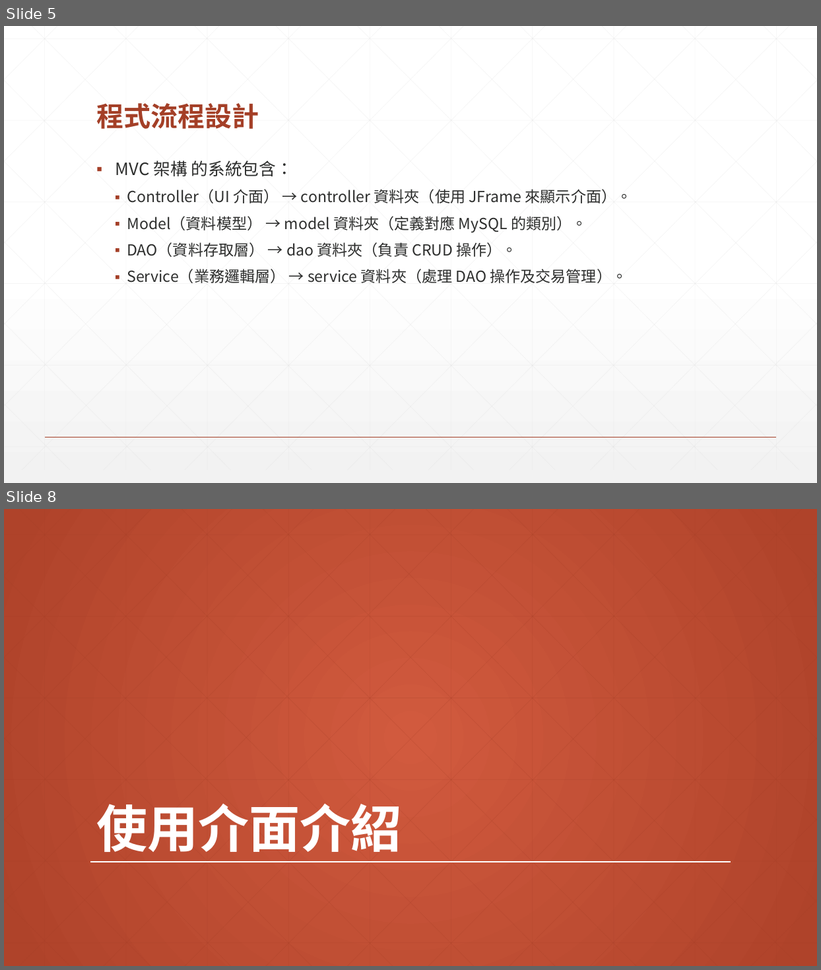
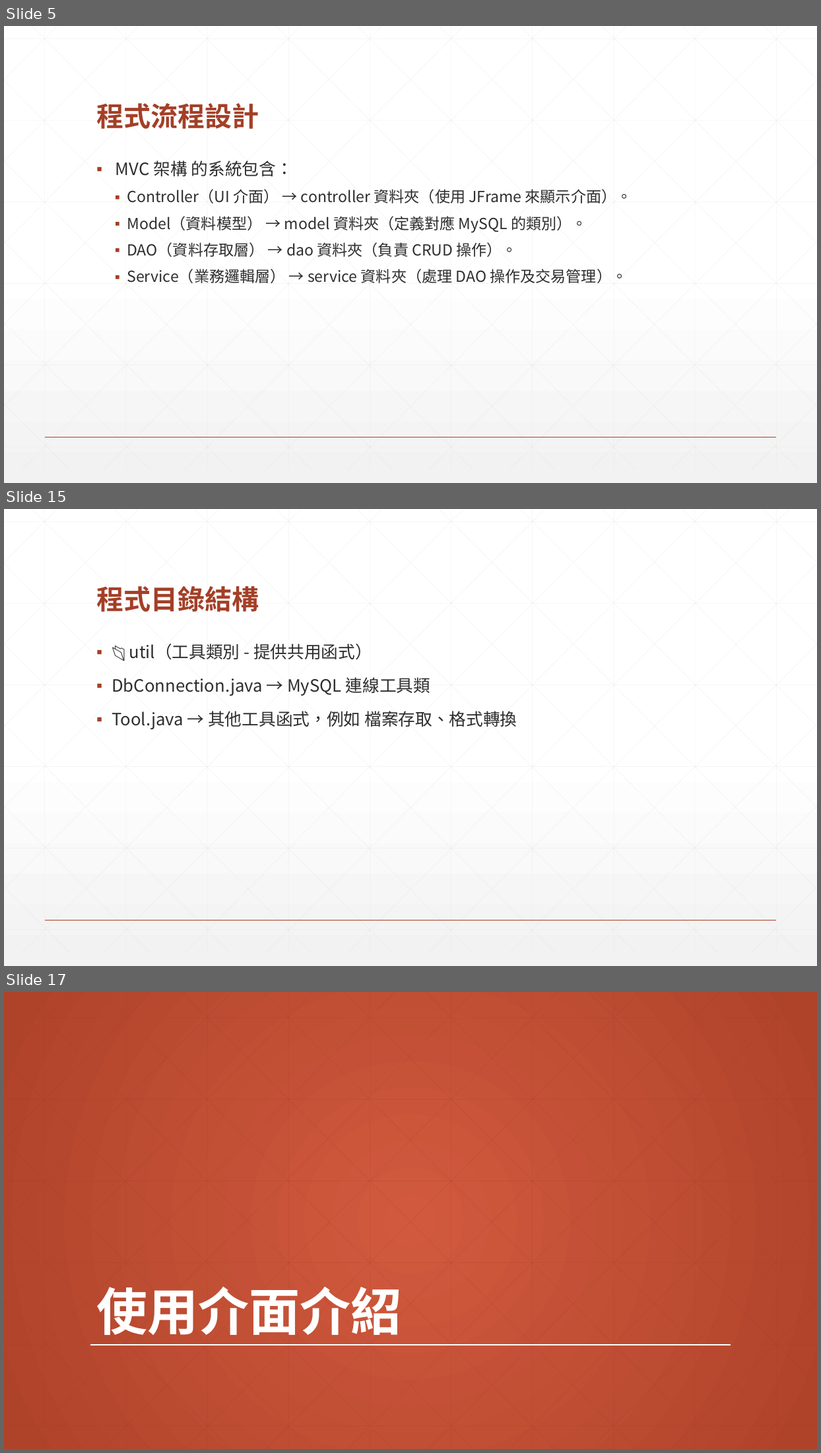
Before and after one commit to guyverfax/SportProject, a slide deck: 作業5-體育用品店訂單和庫存管理系統.pptx. Shown one above the other, each under a label of ours: slides 5 and 8 before the commit, slides 5, 15 and 17 after it; the slides between them are not shown. The pictures are 821x970 and 821x1453 pixels, drawn with LibreOffice and Linux fonts; fonts in the diff are those of the drawing. Boxes give left, top, right and bottom in pixels: in the first picture for what was removed or moved away, otherwise in the second. Text is boxed around its words. In the diff, an @@ line names an element or a change of style, - is before the commit and + after.

```diff
--- a/作業5-體育用品店訂單和庫存管理系統.pptx
+++ b/作業5-體育用品店訂單和庫存管理系統.pptx
@@ slide 15 added at (x1=4, y1=509, x2=817, y2=966), background gradient #FFFFFF to #F2F2F2; not listed: 47 template elements that a slide beside it also shows @@
@@ title added at (x1=96, y1=586, x2=259, y2=612), 32 pt, text #A43F27, bold @@
+程式目錄結構
@@ text added at (x1=112, y1=644, x2=517, y2=729), 20 pt, text #2D2E2D @@
+▪ 📂 util（工具類別 - 提供共用函式）
+▪ DbConnection.java → MySQL 連線工具類
+▪ Tool.java → 其他工具函式，例如 檔案存取、格式轉換
@@ what was slide 8 is now slide 17 @@
```
Also in this commit, not shown: 10 slides changed, 26 other slides added, 2 slides removed.
